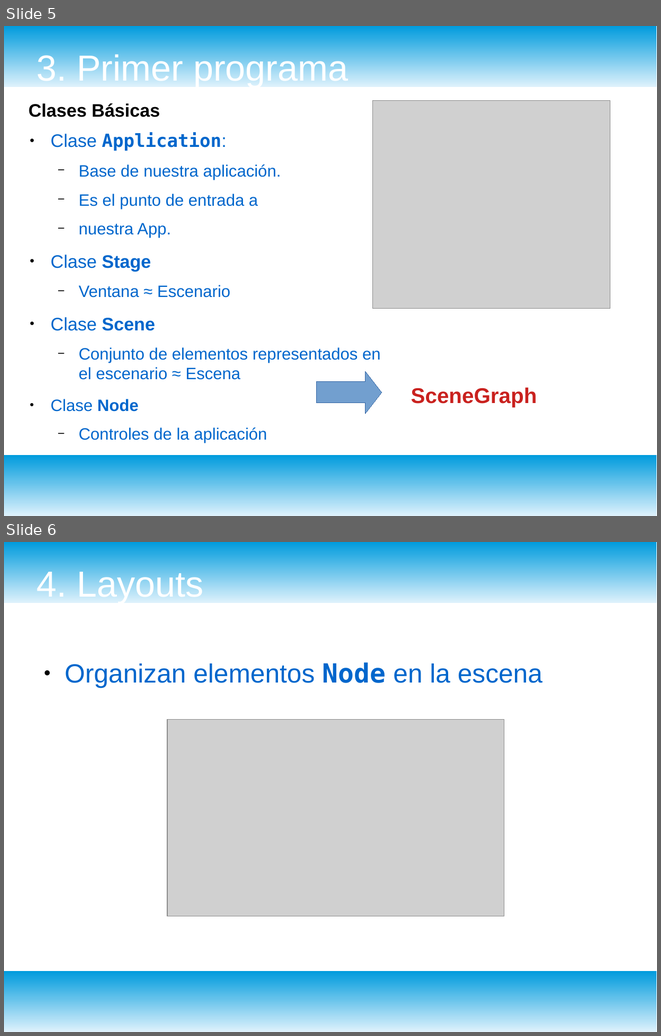
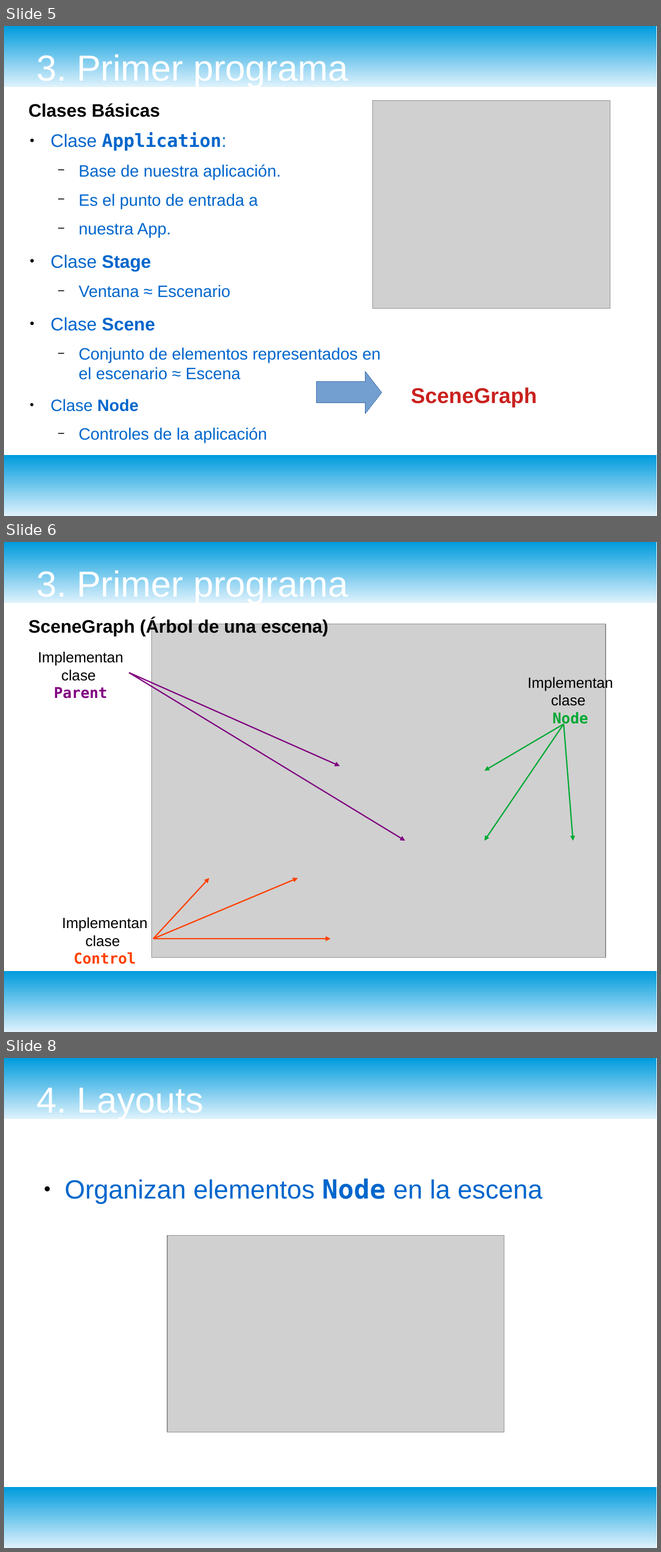
Before and after one commit to pes130/www, a slide deck: _site/cursos/javafx/javafx.odp. Shown one above the other, each under a label of ours: slides 5 and 6 before the commit, slides 5, 6 and 8 after it; the slides between them are not shown. The pictures are 661x1036 and 661x1552 pixels, drawn with LibreOffice and Linux fonts; fonts in the diff are those of the drawing; grey boxes stand for pictures; background and template pictures are left out. Boxes give left, top, right and bottom in pixels: in the first picture for what was removed or moved away, otherwise in the second. Text is boxed around its words. In the diff, an @@ line names an element or a change of style, - is before the commit and + after.

```diff
--- a/_site/cursos/javafx/javafx.odp
+++ b/_site/cursos/javafx/javafx.odp
@@ slide 6 added at (4, 542, 657, 1032), background #FFFFFF; not listed: 2 template elements that a slide beside it also shows @@
@@ title added at (37, 567, 348, 603), 44 pt, text #FFFFFF @@
+3. Primer programa
@@ text added at (28, 618, 328, 636), 22 pt, text #000000, bold @@
+SceneGraph (Árbol de una escena)
@@ picture added at (151, 624, 606, 958) @@
@@ text added at (38, 651, 123, 698), 18 pt, text #000000 @@
+Implementan
+clase
+Parent
@@ arrow added from (129, 672) to (340, 766), #800080 1.5 pt @@
@@ arrow added from (129, 672) to (405, 840), #800080 1.5 pt @@
@@ text added at (528, 676, 613, 726), 18 pt, text #000000 @@
+Implementan
+clase
+Node
@@ arrow added from (564, 724) to (485, 771), #00A933 1.5 pt @@
@@ arrow added from (564, 724) to (485, 840), #00A933 1.5 pt @@
@@ arrow added from (564, 724) to (573, 840), #00A933 1.5 pt @@
@@ arrow added from (153, 938) to (209, 878), #FF4000 1.5 pt @@
@@ arrow added from (153, 938) to (298, 878), #FF4000 1.5 pt @@
@@ text added at (62, 917, 147, 964), 18 pt, text #000000 @@
+Implementan
+clase
+Control
@@ arrow added from (153, 938) to (330, 938), #FF4000 1.5 pt @@
@@ what was slide 6 is now slide 8 @@
```
Also in this commit, not shown: 1 other slide added, 2 other files.
